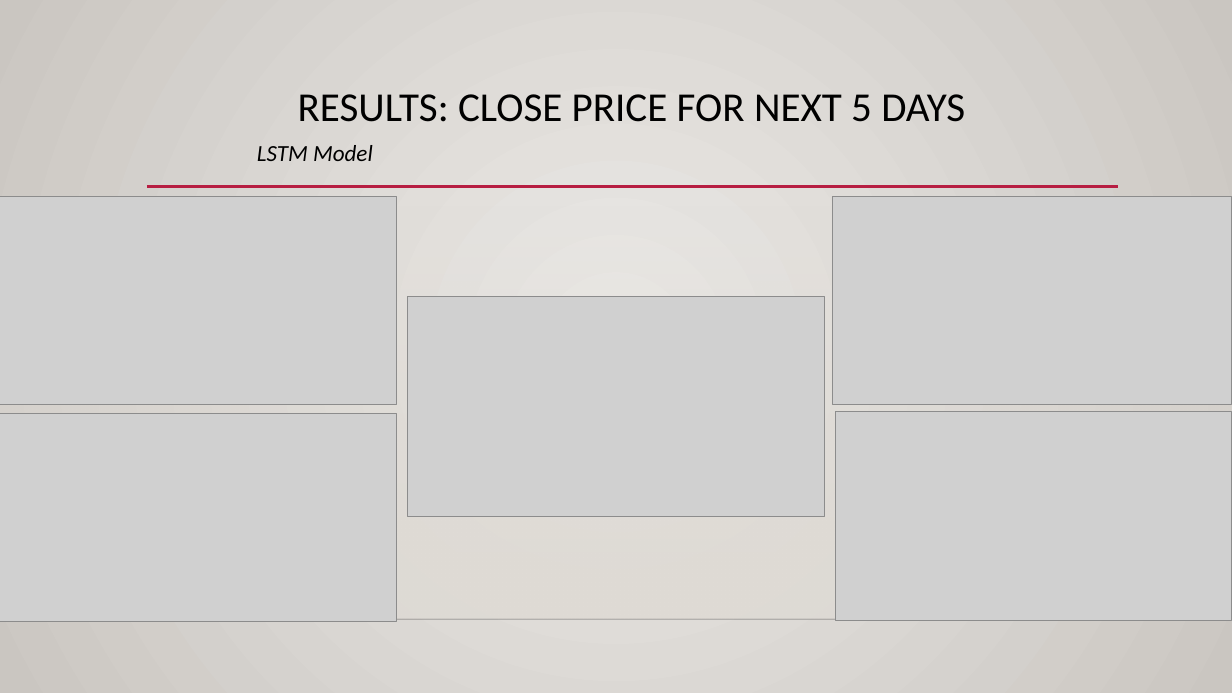
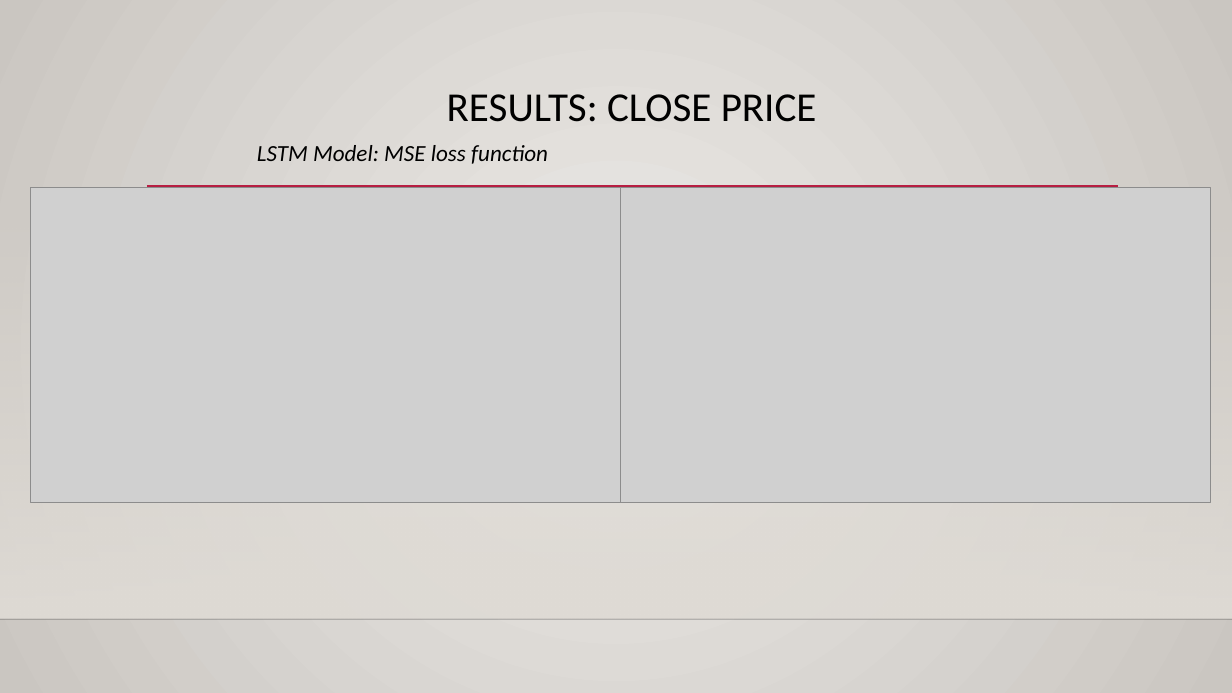
Before and after one commit to justinj8/Machine-Learning_Project, a slide deck: slide 7 of Machine Learning Presentation.pptx. Drawn at 1232x693 pixels with LibreOffice and Linux fonts; fonts in the diff are those of the drawing; grey boxes stand for pictures; background and template pictures are left out. Boxes give left, top, right and bottom in pixels: in the first picture for what was removed or moved away, otherwise in the second. Text is boxed around its words. In the diff, an @@ line names an element or a change of style, - is before the commit and + after.

```diff
--- a/Machine Learning Presentation.pptx
+++ b/Machine Learning Presentation.pptx
@@ title at (447, 94, 817, 122): text changed @@
-RESULTS: CLOSE PRICE FOR NEXT 5 DAYS
+RESULTS: CLOSE PRICE
@@ text at (257, 145, 548, 164): text changed @@
-LSTM Model
+LSTM Model: MSE loss function
@@ picture removed at (0, 196, 396, 404) @@
@@ picture added at (30, 188, 621, 503) @@
@@ picture added at (621, 188, 1211, 502) @@
@@ picture removed at (833, 197, 1232, 405) @@
@@ picture removed at (408, 297, 825, 516) @@
@@ picture removed at (0, 413, 396, 621) @@
@@ picture removed at (836, 412, 1232, 620) @@
```
Also in this commit, not shown: 1 other slide changed, 3 slides added, 1 slide removed.
